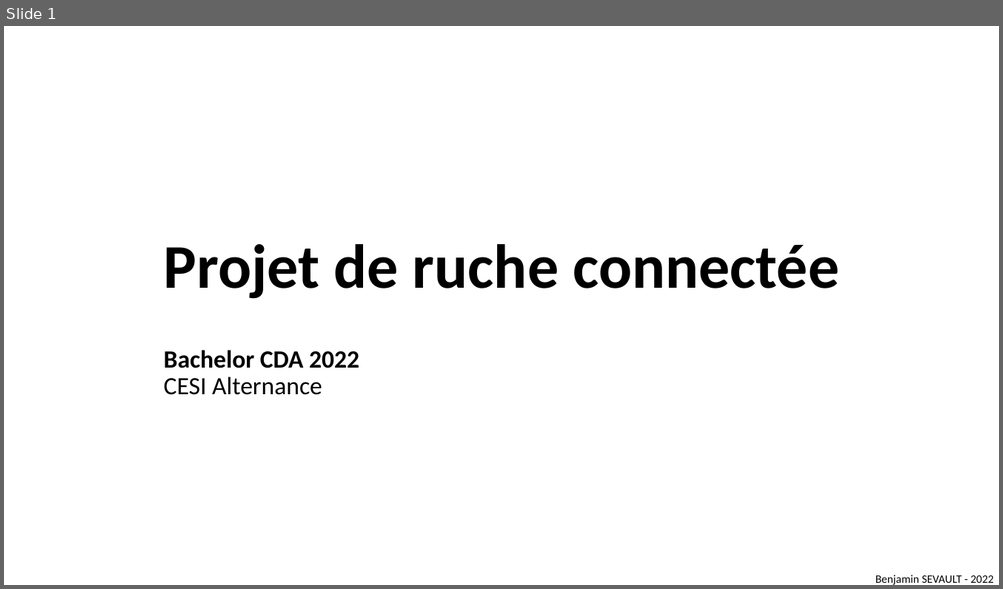
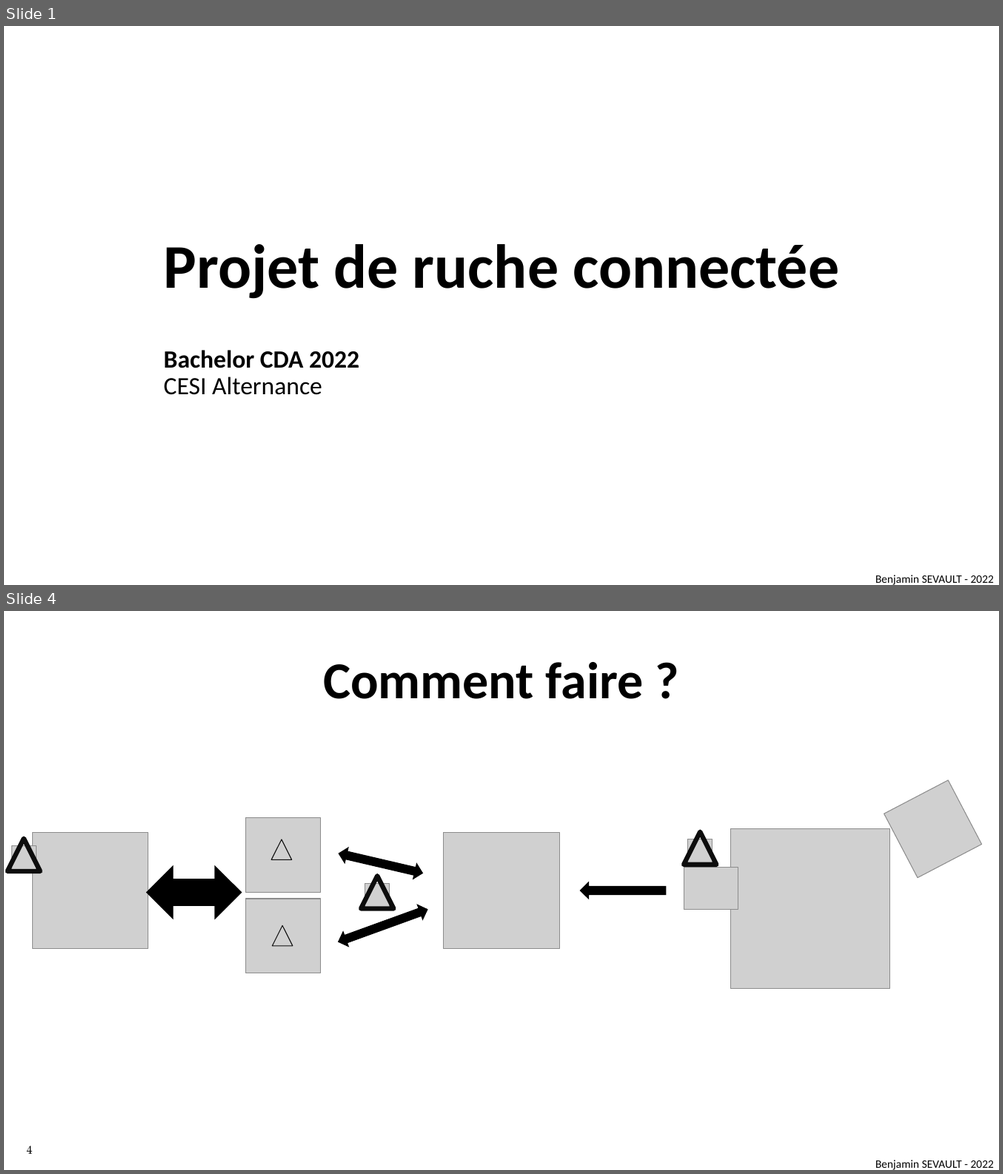
Before and after one commit to BSevault/beemonitor-docs, a slide deck: Projet de ruche connectée.pptx. Shown one above the other, each under a label of ours: slide 1 before the commit, slides 1 and 4 after it; the slides between them are not shown. The pictures are 1003x589 and 1003x1174 pixels, drawn with LibreOffice and Linux fonts; fonts in the diff are those of the drawing; grey boxes stand for pictures; background and template pictures are left out. Boxes give left, top, right and bottom in pixels: in the first picture for what was removed or moved away, otherwise in the second. Text is boxed around its words. In the diff, an @@ line names an element or a change of style, - is before the commit and + after.

```diff
--- a/Projet de ruche connectée.pptx
+++ b/Projet de ruche connectée.pptx
@@ slide 4 added at (4,611,999,1170), background picture (left out) @@
@@ text added at (323,662,643,699), 50 pt, text #000000, bold @@
+Comment faire ?
@@ picture added at (884,780,982,878) @@
@@ picture added at (32,832,148,948) @@
@@ picture added at (246,818,320,893) @@
@@ picture added at (444,832,559,948) @@
@@ triangle added at (684,832,717,865), outline #0D0D0D 4.5 pt @@
@@ picture added at (731,829,891,988) @@
@@ triangle added at (8,839,40,871), outline #0D0D0D 4.5 pt @@
@@ picture added at (11,846,36,871) @@
@@ triangle added at (271,840,291,860), outline #0D0D0D 0.75 pt @@
@@ left right arrow added at (336,846,425,883), fill #000000 @@
@@ picture added at (688,840,712,864) @@
@@ left right arrow added at (146,866,242,920), fill #000000 @@
@@ triangle added at (361,876,393,908), outline #0D0D0D 4.5 pt @@
@@ picture added at (683,867,737,910) @@
@@ picture added at (246,899,320,974) @@
@@ picture added at (365,883,390,908) @@
@@ left arrow added at (579,882,666,900), fill #000000 @@
@@ left right arrow added at (334,901,430,951), fill #000000 @@
@@ triangle added at (272,925,292,946), outline #0D0D0D 0.75 pt @@
@@ page number added at (27,1146,33,1154), 11 pt, text #000000 @@
+4
@@ text added at (875,1160,993,1170), 11 pt, text #000000 @@
+Benjamin SEVAULT - 2022
```
Also in this commit, not shown: 4 slides changed, 7 slides removed, 3 other files.
